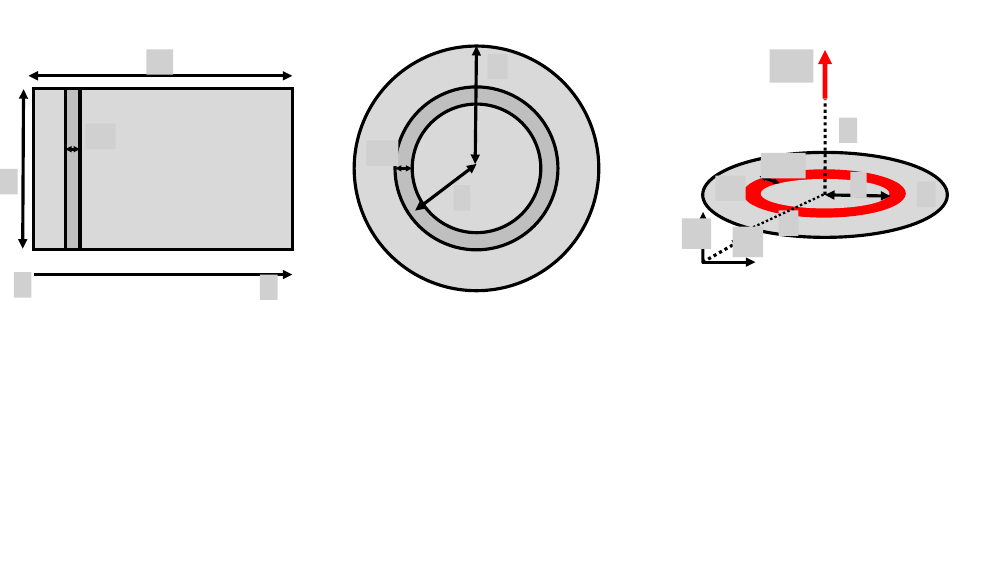
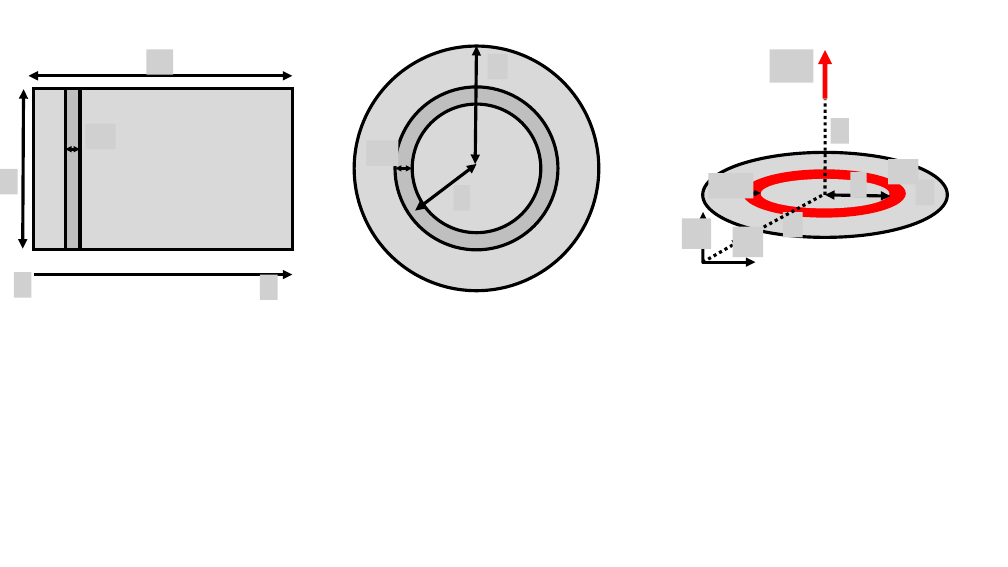
Before and after one commit to OSTP/PhysicsArtofModelling, a slide deck: slide 6 of tex/figures/ChargesFields/Figures.pptx. Drawn at 1008x567 pixels with LibreOffice and Linux fonts; fonts in the diff are those of the drawing; grey boxes stand for pictures; background and template pictures are left out. Boxes give left, top, right and bottom in pixels: in the first picture for what was removed or moved away, otherwise in the second. Text is boxed around its words. In the diff, an @@ line names an element or a change of style, - is before the commit and + after.

```diff
--- a/tex/figures/ChargesFields/Figures.pptx
+++ b/tex/figures/ChargesFields/Figures.pptx
@@ picture: place and size @@
-picture at [839, 117, 858, 143]
+picture at [831, 118, 849, 144]
@@ picture: place and size @@
-picture at [715, 175, 746, 201]
+picture at [709, 173, 753, 199]
@@ picture removed at [761, 153, 805, 178] @@
@@ picture added at [889, 159, 919, 185] @@
@@ double arrow moved from (760, 176) - (780, 183) to (743, 194) - (761, 193) @@
@@ line moved from (753, 228) - (824, 194) to (758, 230) - (824, 194) @@
@@ line (758, 230) - (824, 194): stroke #000000 2.25 pt dashed to #000000 3 pt dashed @@
@@ picture: place and size @@
-picture at [779, 210, 799, 236]
+picture at [783, 212, 802, 237]
```
Also in this commit, not shown: 3 other slides changed, 3 slides added, 2 slides removed, 40 other files.
